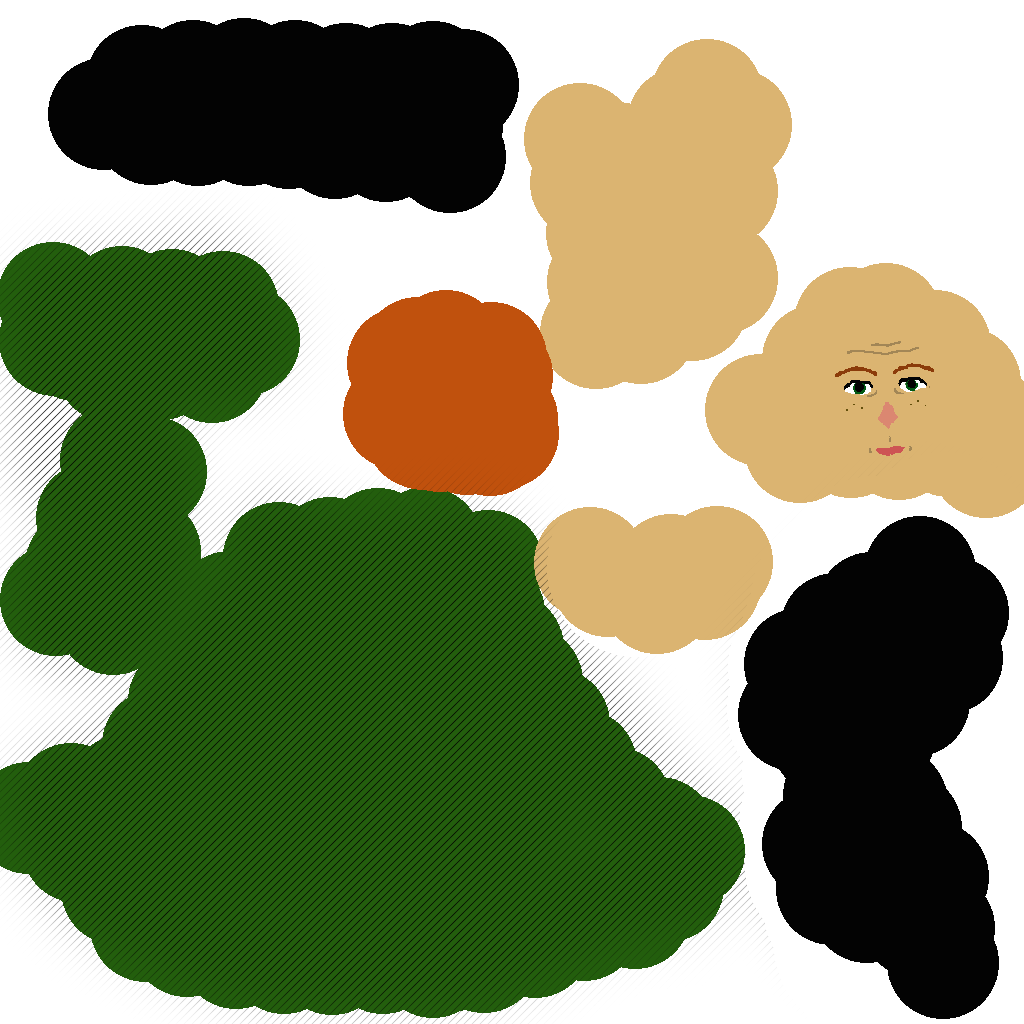
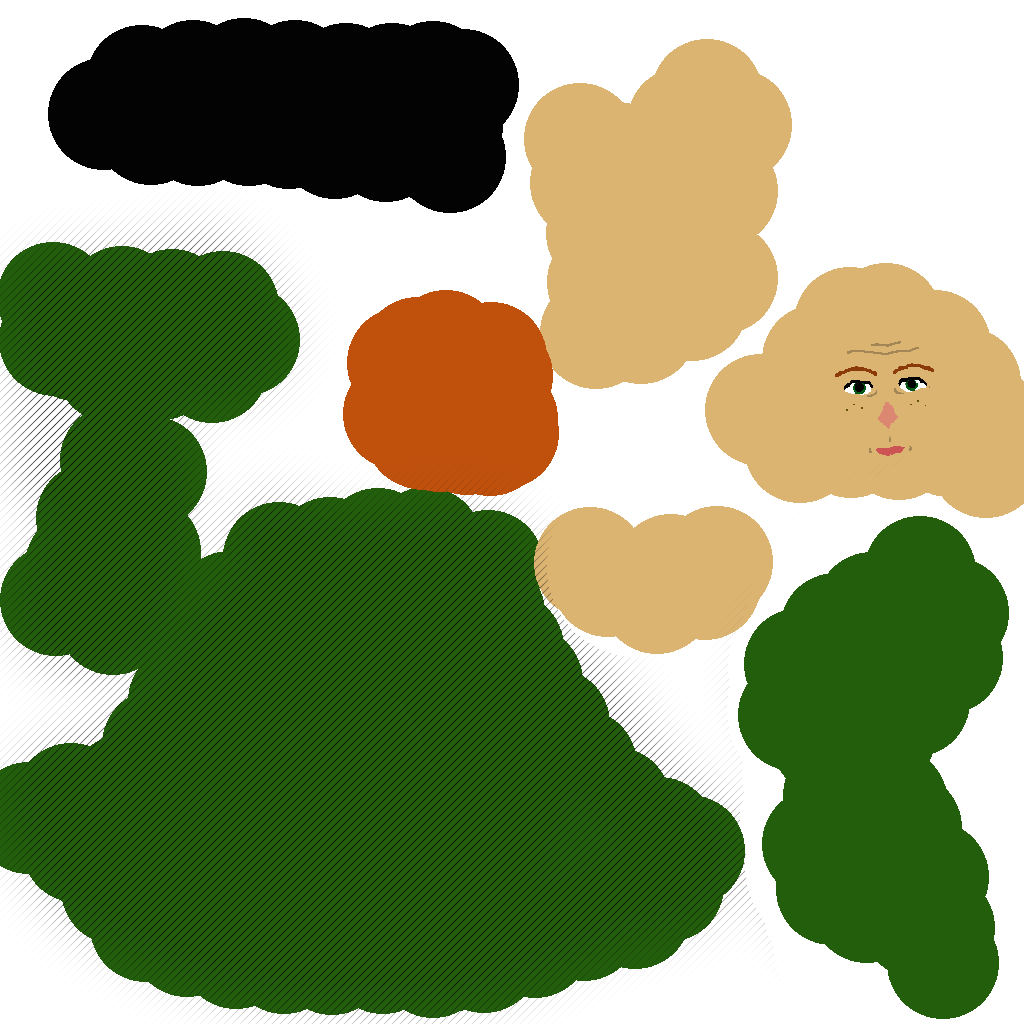
The second (1024, 1024) image is a revision of the first. Changes to its layers:
painted on "Layer 2" over (x1=738, y1=516, x2=1009, y2=1019)
